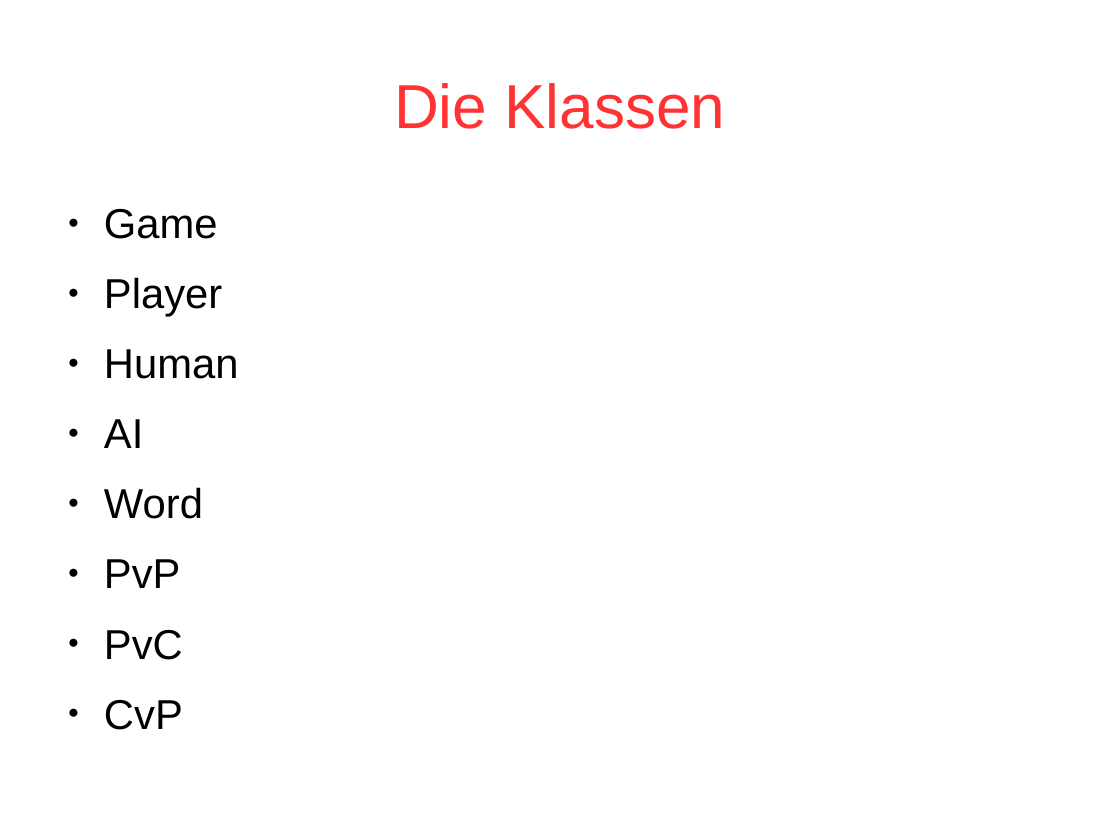
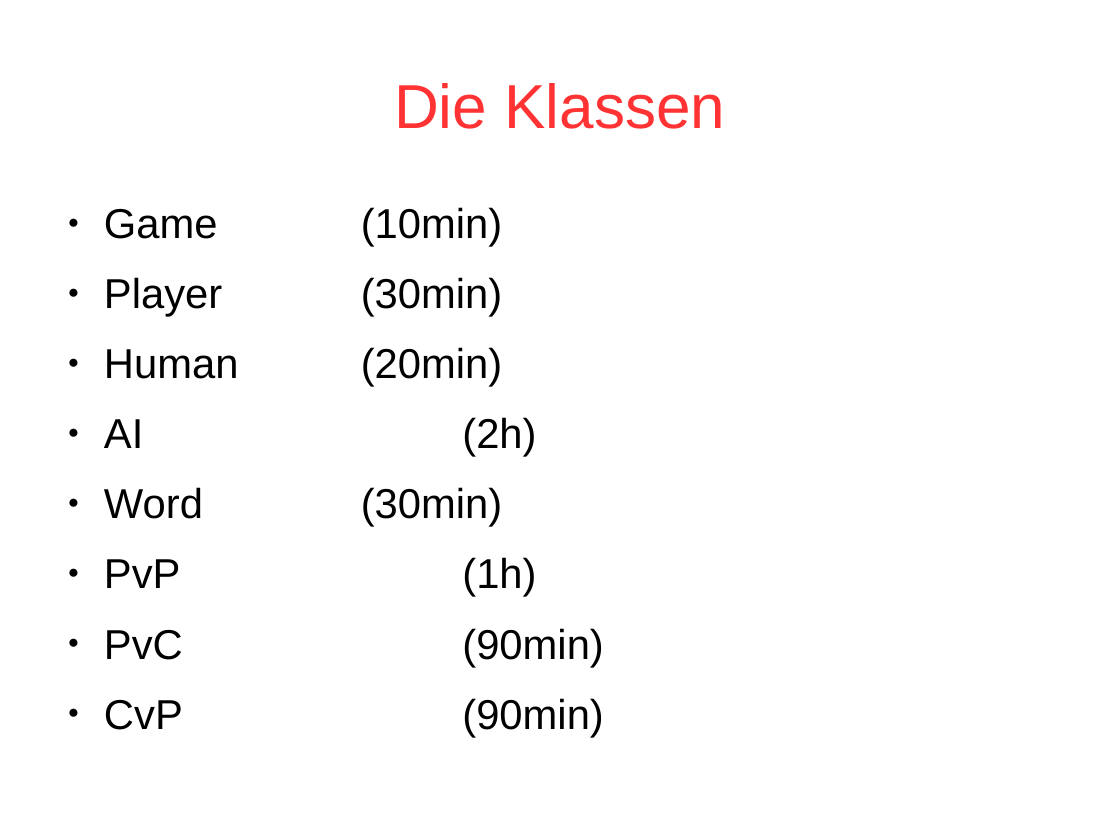
Before and after one commit to dodonator/hangman_java, a slide deck: slide 4 of Hangman.odp. Drawn at 1120x840 pixels with LibreOffice and Linux fonts; fonts in the diff are those of the drawing. Boxes give left, top, right and bottom in pixels: in the first picture for what was removed or moved away, otherwise in the second. Text is boxed around its words. In the diff, an @@ line names an element or a change of style, - is before the commit and + after.

```diff
--- a/Hangman.odp
+++ b/Hangman.odp
@@ text at bbox=[104, 207, 604, 737]: text changed @@
-● Game
-● Player
-● Human
-● AI
-● Word
-● PvP
-● PvC
-● CvP
+● Game (10min)
+● Player (30min)
+● Human (20min)
+● AI (2h)
+● Word (30min)
+● PvP (1h)
+● PvC (90min)
+● CvP (90min)
```
Also in this commit, not shown: 1 other slide changed, 2 slides added, 14 other files.
